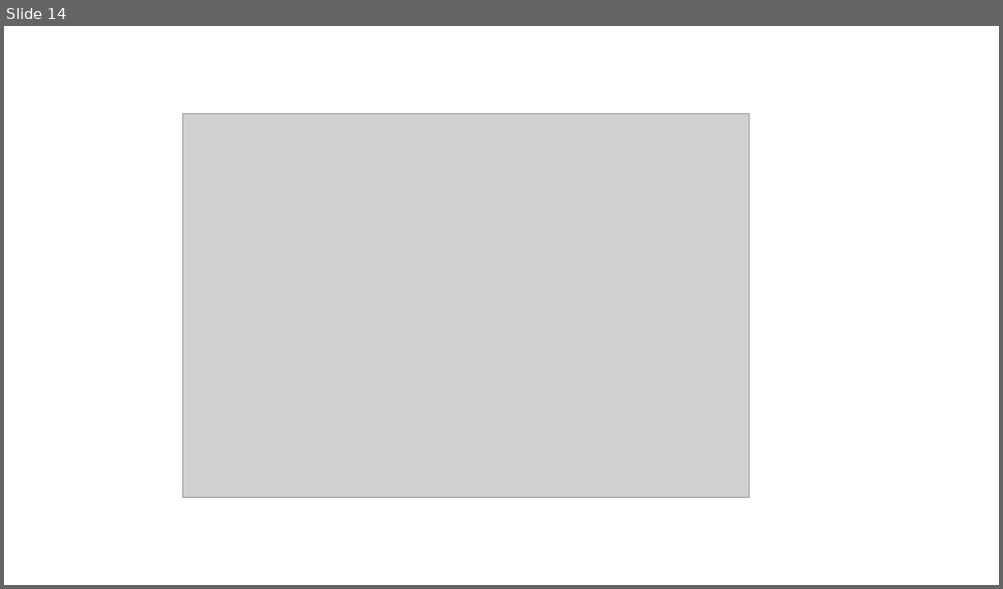
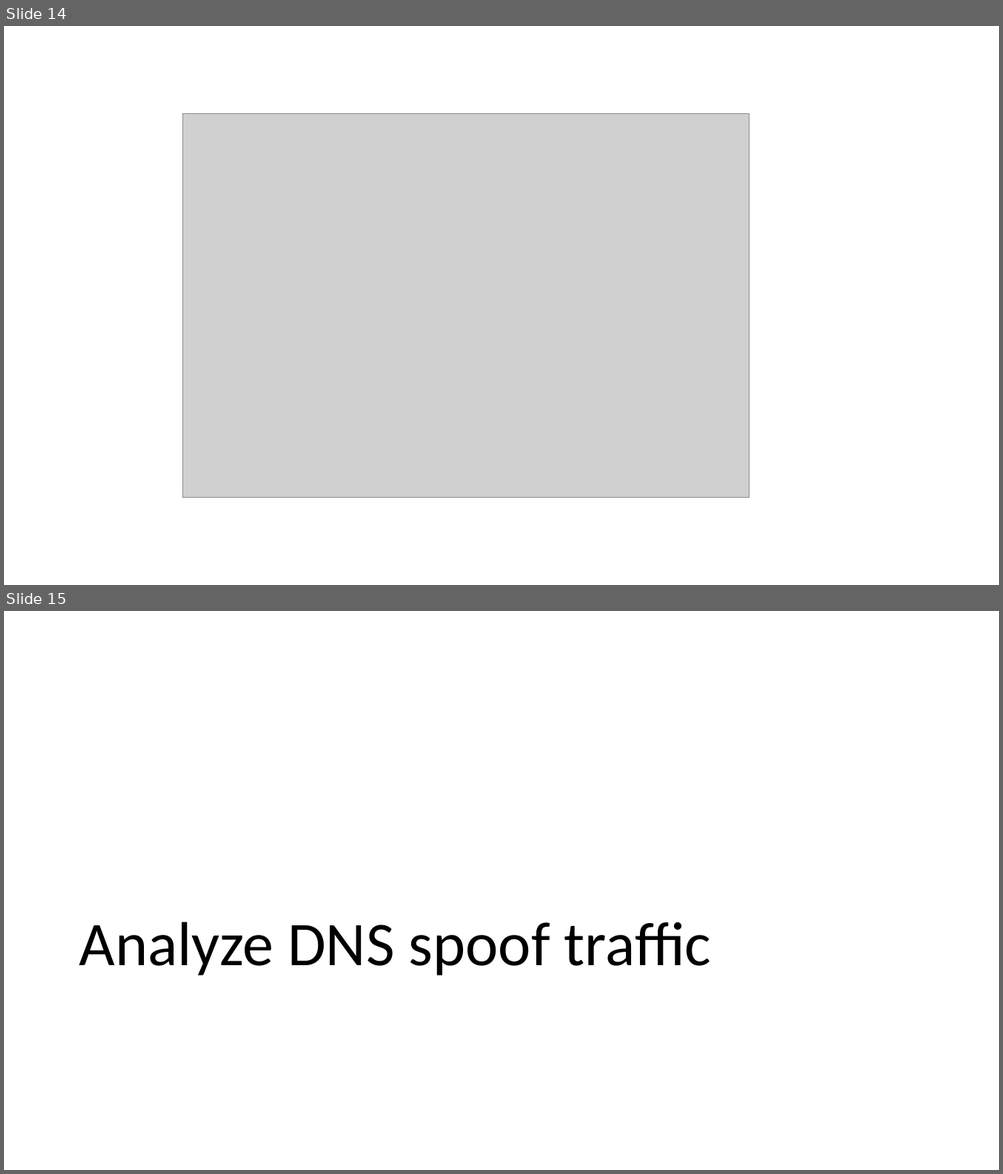
Before and after one commit to frankwxu/digital-forensics-lab, a slide deck: Networking_Forensics/80_DNS_Spoof_Forensics.pptx. Shown one above the other, each under a label of ours: slide 14 before the commit, slides 14 and 15 after it. The pictures are 1003x589 and 1003x1174 pixels, drawn with LibreOffice and Linux fonts; fonts in the diff are those of the drawing; grey boxes stand for pictures; background and template pictures are left out. Boxes give left, top, right and bottom in pixels: in the first picture for what was removed or moved away, otherwise in the second. Text is boxed around its words. In the diff, an @@ line names an element or a change of style, - is before the commit and + after.

```diff
--- a/Networking_Forensics/80_DNS_Spoof_Forensics.pptx
+++ b/Networking_Forensics/80_DNS_Spoof_Forensics.pptx
@@ slide 15 added at bbox=[4, 611, 999, 1170], background #FFFFFF @@
@@ title added at bbox=[79, 922, 711, 976], 60 pt, text #000000 @@
+Analyze DNS spoof traffic
```
Also in this commit, not shown: 1 other slide added, 1 other file.
